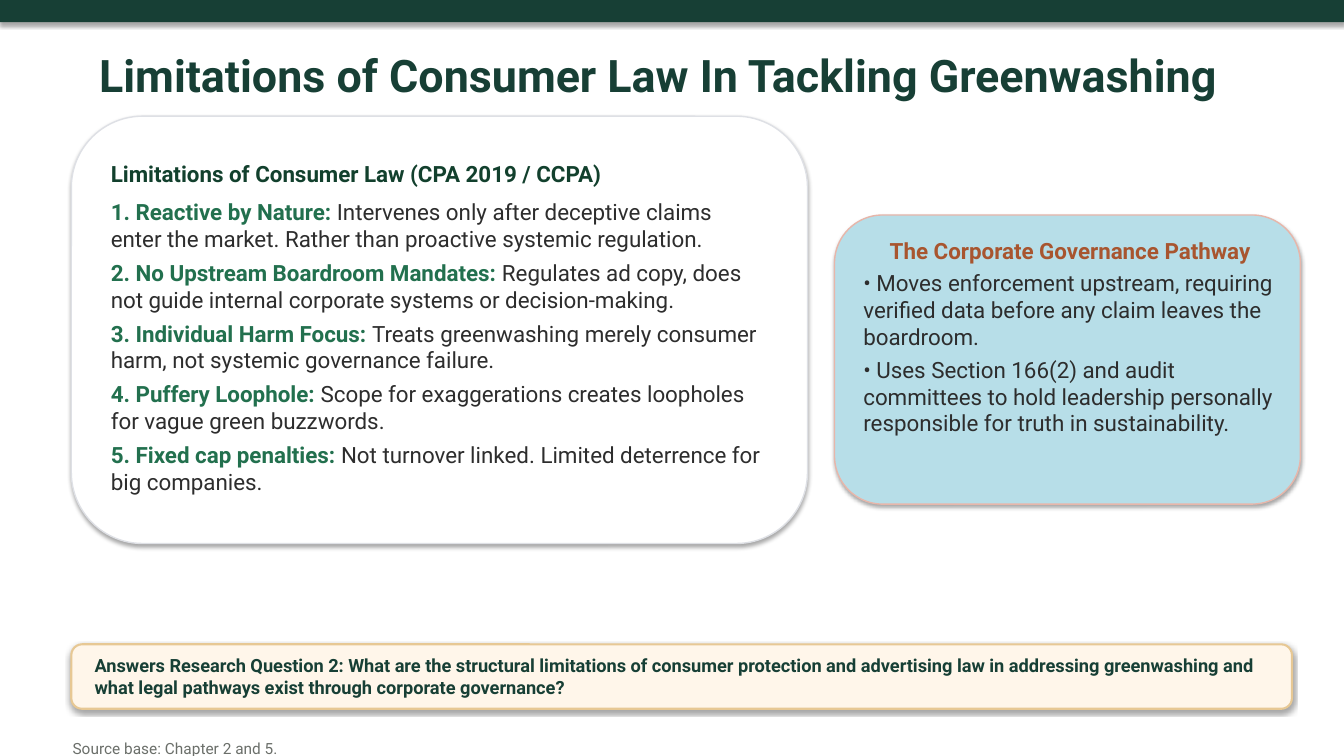
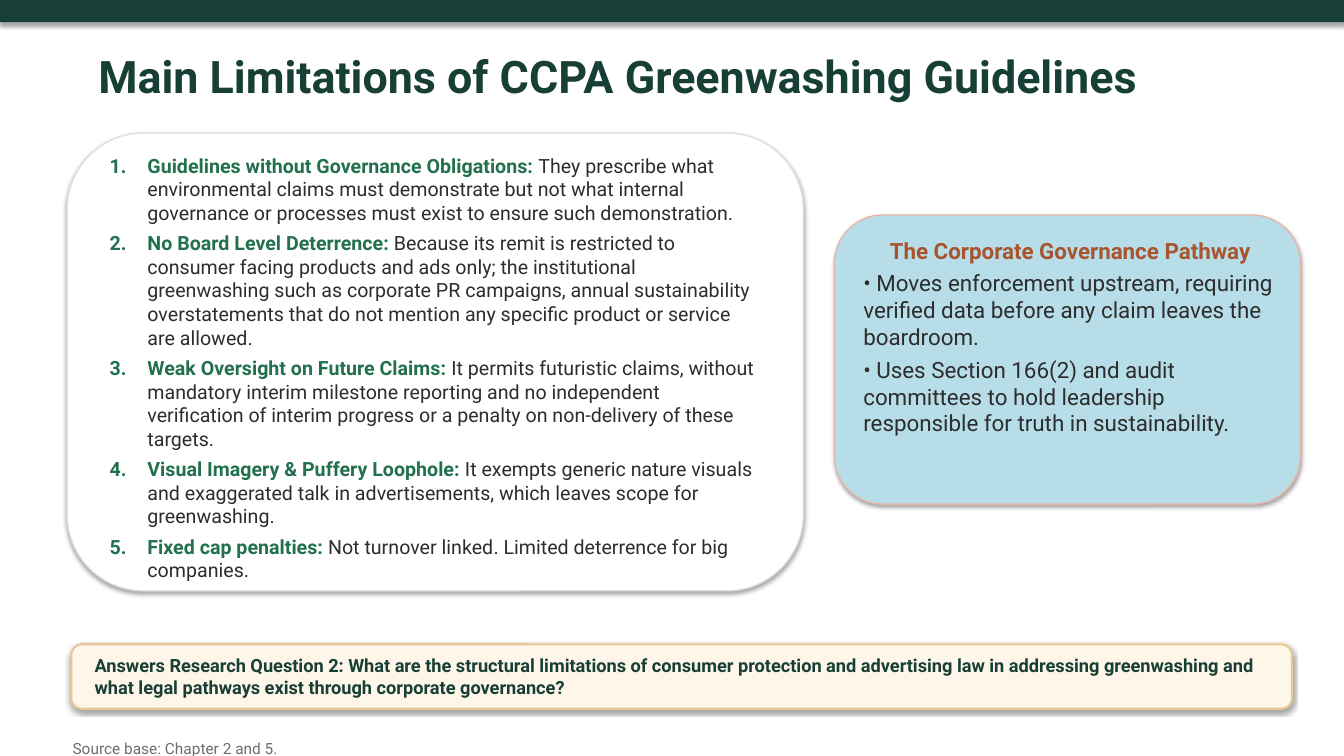
Before and after one commit to atul516/Final-VIva, a slide deck: slide 11 of Thesis Defence Presentation Final.pptx. Drawn at 1344x756 pixels with LibreOffice and Linux fonts; fonts in the diff are those of the drawing. Boxes give left, top, right and bottom in pixels: in the first picture for what was removed or moved away, otherwise in the second. Text is boxed around its words. In the diff, an @@ line names an element or a change of style, - is before the commit and + after.

```diff
--- a/Thesis Defence Presentation Final.pptx
+++ b/Thesis Defence Presentation Final.pptx
@@ text at (x1=98, y1=59, x2=1137, y2=103): text changed @@
-Limitations of Consumer Law In Tackling Greenwashing
+Main Limitations of CCPA Greenwashing Guidelines
@@ rounded rectangle resized from (x1=72, y1=116, x2=808, y2=543) to (x1=68, y1=133, x2=804, y2=591) @@
@@ text at (x1=147, y1=158, x2=754, y2=581): text changed; size 16 to 14 pt @@
-Limitations of Consumer Law (CPA 2019 / CCPA)
-1. Reactive by Nature: Intervenes only after deceptive claims enter the market. Rather than proactive systemic regulation.
-2. No Upstream Boardroom Mandates: Regulates ad copy, does not guide internal corporate systems or decision-making.
-3. Individual Harm Focus: Treats greenwashing merely consumer harm, not systemic governance failure.
-4. Puffery Loophole: Scope for exaggerations creates loopholes for vague green buzzwords.
-5. Fixed cap penalties: Not turnover linked. Limited deterrence for big companies.
+1. Guidelines without Governance Obligations: They prescribe what environmental claims must demonstrate but not what internal governance or processes must exist to ensure such demonstration.
+2. No Board Level Deterrence: Because its remit is restricted to consumer facing products and ads only; the institutional greenwashing such as corporate PR campaigns, annual sustainability overstatements that do not mention any specific product or service are allowed.
+3. Weak Oversight on Future Claims: It permits futuristic claims, without mandatory interim milestone reporting and no independent verification of interim progress or a penalty on non-delivery of these targets.
+4. Visual Imagery & Puffery Loophole: It exempts generic nature visuals and exaggerated talk in advertisements, which leaves scope for greenwashing.
+5. Fixed cap penalties: Not turnover linked. Limited deterrence for big companies.
@@ text at (x1=863, y1=360, x2=1229, y2=436): text changed @@
-• Uses Section 166(2) and audit committees to hold leadership personally responsible for truth in sustainability.
+• Uses Section 166(2) and audit committees to hold leadership responsible for truth in sustainability.
```
Also in this commit, not shown: 1 other file.
